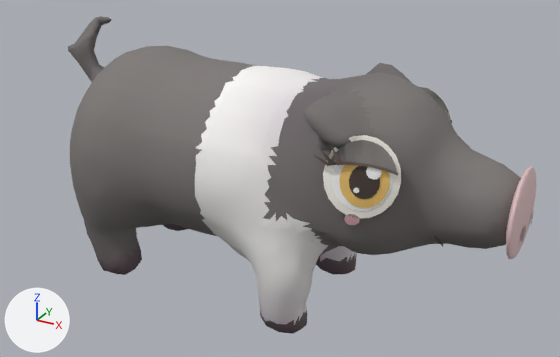
The glTF model art/models/animals/saddleback_pig.glb, before and after one commit.
Camera for both pictures: a 50 mm lens placed at (0.582, -1.03, 0.725), pointed at (0.004, 0.022, 0.199). The axes (+X, +Y, +Z) are drawn at lower left. The lights are the same throughout. The older version comes first. Vertices at exactly the same position are counted once.

Names of what the first picture shows: 'saddleback_pig'.
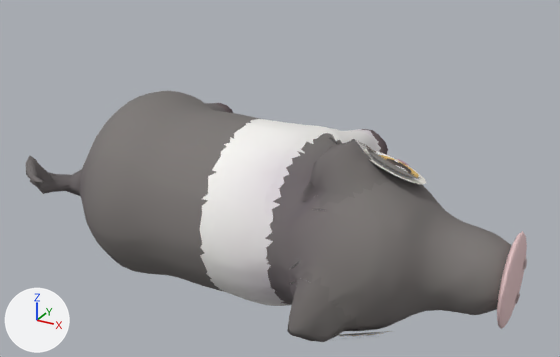
The newer file adds a shape key; the second version is drawn at full value of the shape key 'sleep' of 'saddleback_pig', and the change is written as the vertex moves it makes.

Where the change shows, as pixel boxes [x1, y1, x2, y2] in the pictures (560 x 357 px; the box of a moved part takes in the faces that stretch with it):
'saddleback_pig', reshaped (7% wider, 21% shorter): before [68, 16, 536, 334]; after [25, 91, 527, 342]
part 1 of me_saddleback_pig, moved or reshaped: before [506, 166, 536, 259]; after [497, 231, 527, 329]
part 2 of me_saddleback_pig, moved or reshaped: before [323, 135, 401, 218]; after [339, 331, 393, 335]
part 3 of me_saddleback_pig, moved or reshaped: before [331, 165, 393, 211]; after [339, 333, 377, 336]
part 4 of me_saddleback_pig, moved or reshaped: before [339, 165, 390, 208]; after [340, 334, 374, 337]
part 5 of me_saddleback_pig, moved or reshaped (not visible afterwards): before [349, 166, 380, 199]
part 6 of me_saddleback_pig, moved or reshaped (not visible afterwards): before [366, 167, 381, 179]
part 7 of me_saddleback_pig, moved or reshaped (not visible afterwards): before [331, 140, 397, 172]
part 8 of me_saddleback_pig, moved or reshaped (not visible afterwards): before [327, 162, 398, 176]
part 9 of me_saddleback_pig, moved or reshaped (not visible afterwards): before [344, 214, 360, 225]
part 10 of me_saddleback_pig, moved or reshaped: before [521, 226, 526, 241]; after [516, 293, 520, 304]
part 11 of me_saddleback_pig, moved or reshaped: before [420, 87, 451, 122]; after [363, 149, 426, 184]
part 12 of me_saddleback_pig, moved or reshaped (not visible before): after [370, 152, 420, 180]
part 13 of me_saddleback_pig, moved or reshaped (not visible before): after [379, 155, 419, 178]
part 14 of me_saddleback_pig, moved or reshaped (not visible before): after [386, 158, 412, 173]
part 15 of me_saddleback_pig, moved or reshaped (not visible before): after [367, 149, 419, 179]
part 16 of me_saddleback_pig, moved or reshaped: before [68, 16, 521, 334]; after [25, 91, 511, 342]

Patch to the scene script:
```diff
--- a/art/models/animals/saddleback_pig.glb.py
+++ b/art/models/animals/saddleback_pig.glb.py
@@ me_saddleback_pig @@
-me_saddleback_pig.from_pydata(...)  # 3155 vertices, 5397 faces; spans x -0.417..0.417, y -0.168..0.168, z 0.0..0.437
+me_saddleback_pig.from_pydata(...)  # 3155 vertices, 5397 faces; spans x -0.417..0.417, y -0.192..0.252, z 0.0..0.32
+# me_saddleback_pig part 1: the loose piece of 182 vertices spanning x 0.395..0.416, y -0.074..0.073, z 0.174..0.306 is turned 64.7 degrees about the x axis through its middle, then moved by (0.0, -0.001, -0.109)
+# me_saddleback_pig part 2: the loose piece of 21 vertices spanning x 0.164..0.264, y -0.149..-0.111, z 0.244..0.363 is turned 64.7 degrees about the x axis through its middle, then moved by (0.0, 0.016, -0.263)
+# me_saddleback_pig part 3: the loose piece of 21 vertices spanning x 0.175..0.253, y -0.146..-0.116, z 0.256..0.351 is turned 64.7 degrees about the x axis through its middle, then moved by (0.0, 0.017, -0.264)
+# me_saddleback_pig part 4: the loose piece of 21 vertices spanning x 0.186..0.25, y -0.143..-0.119, z 0.261..0.338 is turned 64.7 degrees about the x axis through its middle, then moved by (0.0, 0.02, -0.262)
+# me_saddleback_pig part 5: the loose piece of 21 vertices spanning x 0.199..0.239, y -0.14..-0.125, z 0.274..0.323 is turned 64.7 degrees about the x axis through its middle, then moved by (0.0, 0.022, -0.262)
+# me_saddleback_pig part 6: the loose piece of 13 vertices spanning x 0.22..0.24, y -0.132..-0.125, z 0.304..0.324 is turned 64.7 degrees about the x axis through its middle, then moved by (0.0, 0.006, -0.267)
+# me_saddleback_pig part 7: the loose piece of 42 vertices spanning x 0.173..0.26, y -0.149..-0.118, z 0.314..0.358 is turned 64.7 degrees about the x axis through its middle, then moved by (0.0, -0.011, -0.285)
+# me_saddleback_pig part 8: the loose piece of 50 vertices spanning x 0.171..0.261, y -0.151..-0.119, z 0.312..0.327 is turned 64.7 degrees about the x axis through its middle, then moved by (0.0, 0.004, -0.277)
+# me_saddleback_pig part 9: the loose piece of 15 vertices spanning x 0.195..0.216, y -0.142..-0.135, z 0.234..0.25 is turned 64.7 degrees about the x axis through its middle, then moved by (0.0, 0.077, -0.236)
+# me_saddleback_pig part 10: the loose piece of 13 vertices spanning x 0.416..0.417, y -0.035..-0.018, z 0.209..0.234 is turned 64.7 degrees about the x axis through its middle, then moved by (0.0, 0.031, -0.122)
+# me_saddleback_pig part 11: the loose piece of 21 vertices spanning x 0.164..0.264, y 0.109..0.147, z 0.244..0.363 is turned 64.7 degrees about the x axis through its middle, then moved by (0.0, -0.132, -0.03)
+# me_saddleback_pig part 12: the loose piece of 21 vertices spanning x 0.175..0.253, y 0.114..0.144, z 0.256..0.351 is turned 64.7 degrees about the x axis through its middle, then moved by (0.0, -0.133, -0.029)
+# me_saddleback_pig part 13: the loose piece of 21 vertices spanning x 0.186..0.251, y 0.117..0.141, z 0.261..0.338 is turned 64.7 degrees about the x axis through its middle, then moved by (0.0, -0.129, -0.026)
+# me_saddleback_pig part 14: the loose piece of 21 vertices spanning x 0.199..0.239, y 0.123..0.138, z 0.274..0.323 is turned 64.7 degrees about the x axis through its middle, then moved by (0.0, -0.129, -0.025)
+# me_saddleback_pig part 15: the loose piece of 42 vertices spanning x 0.172..0.26, y 0.117..0.147, z 0.314..0.358 is turned 64.7 degrees about the x axis through its middle, then moved by (0.0, -0.164, -0.045)
+# me_saddleback_pig part 16: 2517 of 3155 vertices moved; they spanned x -0.417..0.414, y -0.168..0.168, z 0.0..0.437 and now span x -0.417..0.414, y -0.192..0.252, z 0.0..0.32; mean shift (0.0, 0.016, -0.082); largest move (0.125, -0.136, 0.384) -> (0.125, -0.175, 0.053)
+# other edits to the shape of me_saddleback_pig do not show in these pictures
 me_saddleback_pig.materials.append(mat_coat)
```
